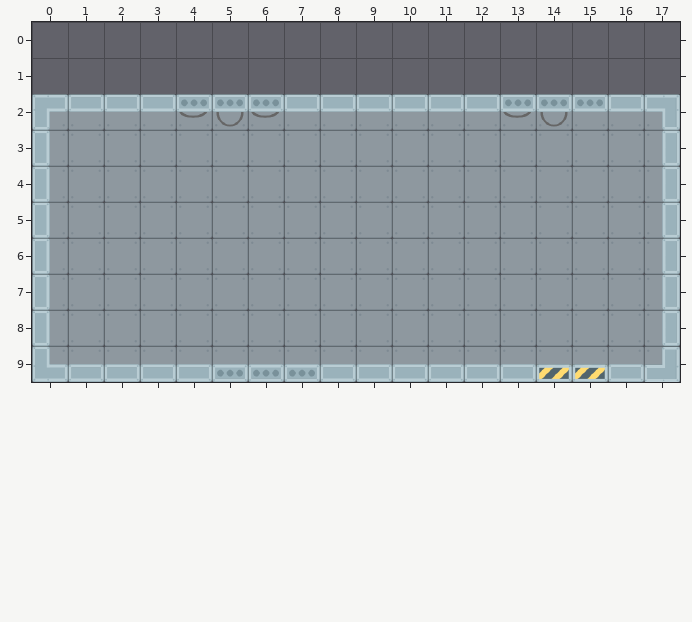
Tiled map: core/assets/maps/1.tmx. Above is the file before it was changed.
Cells are 64x64 px. Shown: x 0..17, y 0..9. The commit also replaced the tileset; all pictures use the new one. The old version is drawn lined up with the new one.
The result:
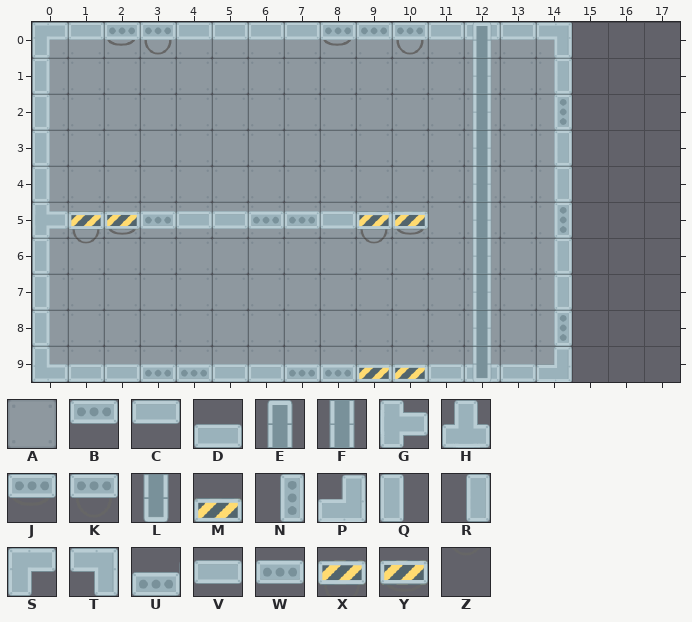
Key: from "tiles": A 0, B 2, C 3, D 4, E 5, F 6, G 7, H 9, J 19, K 20, L 21, M 23, N 34, P 36, Q 49, R 50, S 51, T 52, U 53, V 55, W 56, X 58, Y 59, Z 74.
_ is an empty cell.
Tiles of an added or newly shown layer are drawn over the layers below it.
See-through tiles are keyed as they look on the map.
Diff:
map size 18x8 -> 15x10 cells (old content now starts at 0,2; both pictures use the new coordinates)
Layer "background":
y 0..1: x 0..14 _______________ -> AAAAAAAAAAAAAAA
y 2..9: x 15..17 AAA -> ___
Layer "floor":
y 0: x 0..14 _______________ -> SCJKCCCCJBKCCCT
y 1: x 0 _ -> Q; x 14 _ -> R
y 2: x 0..17 SCCCJKJCCCCCCJKBCT -> Q_____________N___
y 3..4: x 14 _ -> R; x 17 R -> _
y 5: x 0..10 Q__________ -> GXYWVVWWVXY; x 14 _ -> N; x 17 R -> _
y 6: x 1 _ -> Z; x 9 _ -> Z; x 14 _ -> R; x 17 R -> _
y 7: x 14 _ -> R; x 17 R -> _
y 8: x 14 _ -> N; x 17 R -> _
y 9: x 3..6 DDUU -> UUDD; x 8..10 DDD -> UMM; x 12 D -> H; x 14..17 MMDP -> P___
Layer "env" (added):
y 0: x 12 _ -> E
y 1..8: x 12 _ -> F
y 9: x 12 _ -> L
